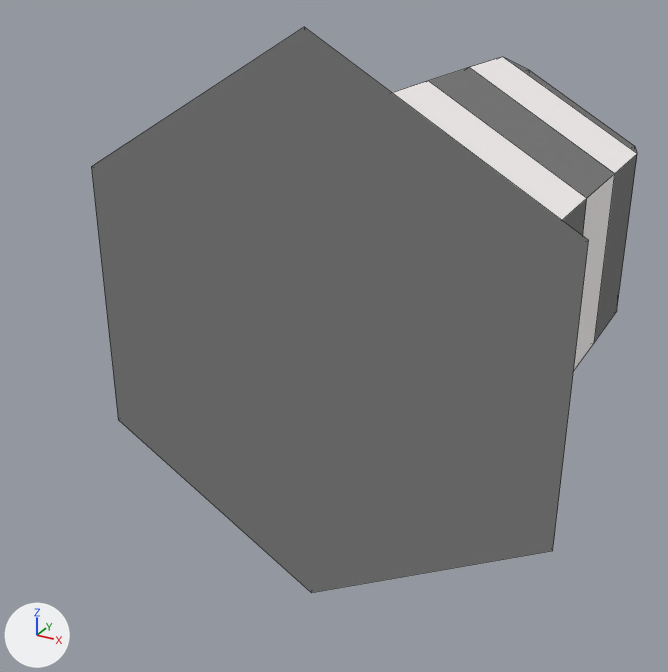
The Blender file unity_project/Assets/models/projectiles/missile/missile.blend, before and after one commit.
Camera for both pictures: a 50 mm camera at (0.405, -1.386, 0.361) aimed at (-0.112, -0.447, -0.109). Every picture has the same lights, and +X, +Y and +Z are marked at lower left. Mesh edges are drawn as thin lines.
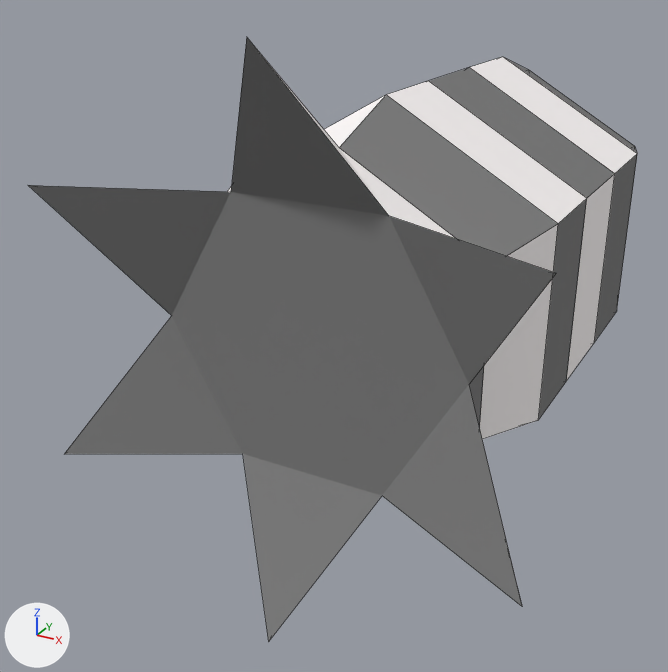
The edits, one by one:
me_cone_001 has 43 vertices, 43 faces and spans x -0.249..0.249, y -0.7..0.123, z -0.288..0.288.
me_cone_001 is used by ob_cone; location (0.0, 0.0, 0.0).
Verts and faces of me_cone_001; kept vertices keep their numbers, new ones are numbered from 43.
Before the commit, vertices of me_cone_001: 31 (0.0, -0.64, -0.177), 32 (0.153, -0.64, -0.089), 33 (0.153, -0.64, 0.089), 34 (0.0, -0.64, 0.177), 35 (-0.153, -0.64, 0.089).
Before the commit, vertices of me_cone_001: 36 (-0.153, -0.64, -0.089), 37 (0.0, -0.7, -0.288) at pixel (311, 592), 38 (0.249, -0.7, -0.144) at pixel (552, 550), 39 (0.249, -0.7, 0.144) at pixel (588, 240), 40 (0.0, -0.7, 0.288) at pixel (304, 26).
Before the commit, vertices of me_cone_001: 41 (-0.249, -0.7, 0.144) at pixel (91, 166), 42 (-0.249, -0.7, -0.144) at pixel (118, 419).
Part 1, on me_cone_001:
Faces deleted: (34, 35, 41, 40), (37, 38, 39, 40, 41, 42), (33, 34, 40, 39), (31, 37, 42, 36), (32, 33, 39, 38), (35, 36, 42, 41).
Faces deleted: (31, 32, 38, 37).
Vertices 37 to 42 move by (0.0, -0.085, 0.0).
New vertex 43 is at (0.081, -0.7, -0.14), pixel (382, 495).
New vertex 44 is at (0.161, -0.7, 0.0), pixel (469, 384).
New vertex 45 is at (0.081, -0.7, 0.14), pixel (388, 215).
New vertex 46 is at (-0.081, -0.7, 0.14), pixel (230, 191).
New vertex 47 is at (-0.161, -0.7, 0.0), pixel (171, 315).
New vertex 48 is at (-0.081, -0.7, -0.14), pixel (242, 453).
New faces: (34, 35, 41, 46, 40), (37, 43, 38, 44, 39, 45, 40, 46, 41, 47, 42, 48), (31, 37, 48, 42, 36), (32, 33, 39, 44, 38) (mat_material_001 (grey #818181)).
New faces: (33, 34, 40, 45, 39), (35, 36, 42, 47, 41), (31, 32, 38, 43, 37) (mat_material (white #fffafa)).

Where the change shows, as pixel boxes [x1, y1, x2, y2] in the pictures (668 x 672 px; the box of a moved part takes in the faces that stretch with it):
'Cone', reshaped (12% wider, 7% taller): before [91, 27, 637, 593]; after [28, 38, 637, 642]
part 1 of me_cone_001, moved or reshaped: before [91, 27, 589, 593]; after [28, 38, 556, 642]
